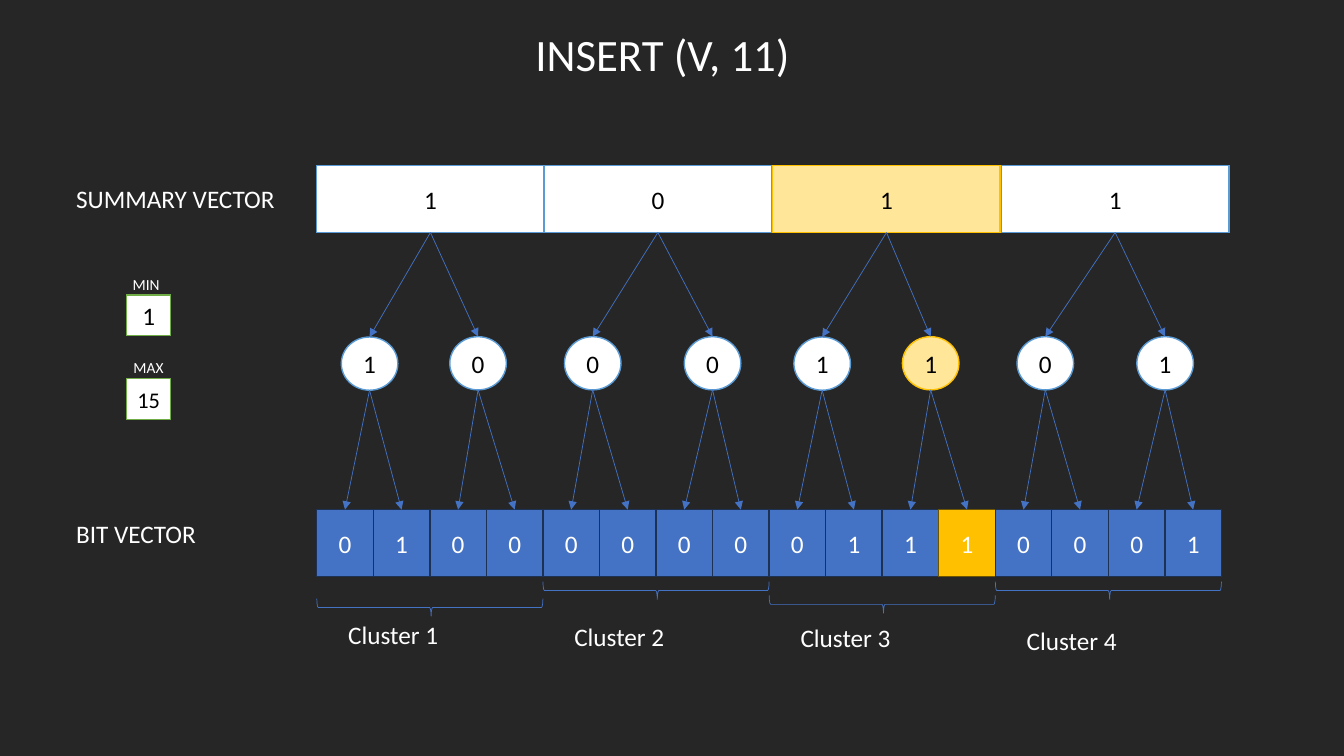
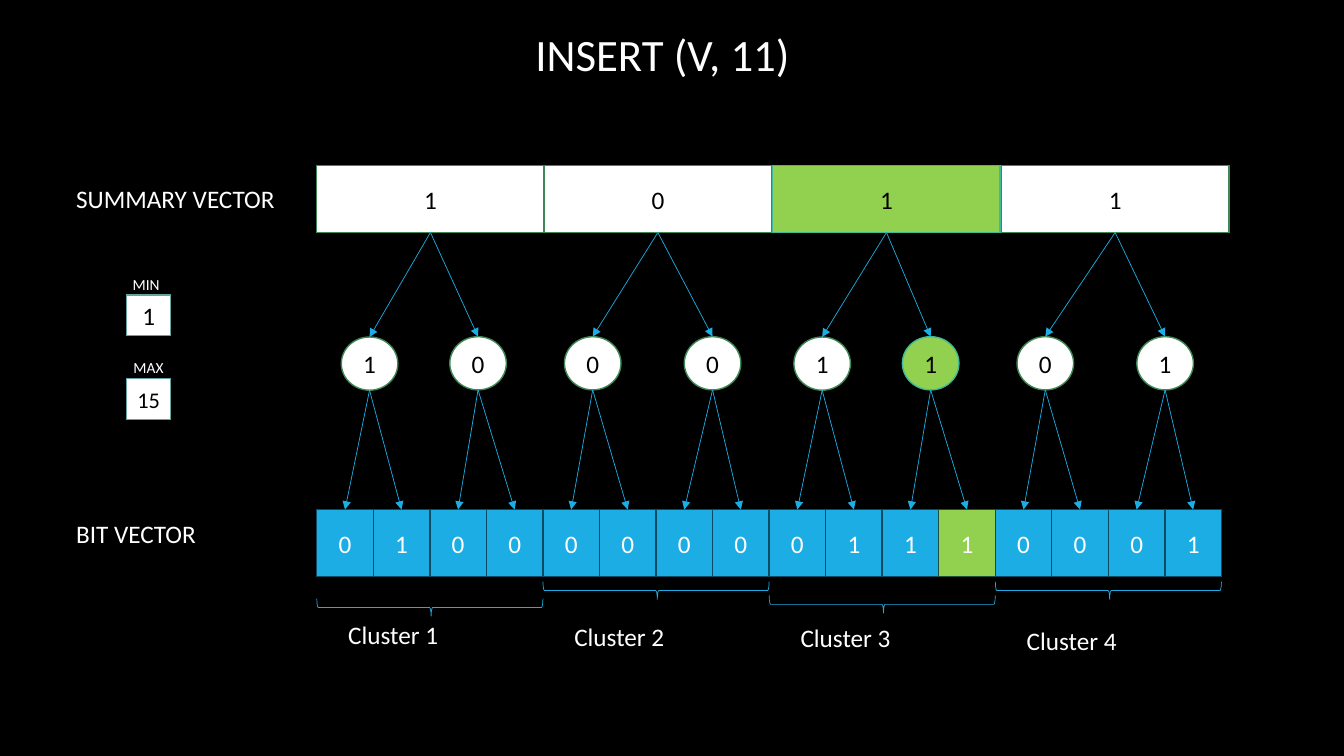
Before and after one commit to drdholu/van-Emde-Boas, a slide deck: slide 6 of vEB Allocation Framework.pptx. Drawn at 1344x756 pixels with LibreOffice and Linux fonts; fonts in the diff are those of the drawing. Boxes give left, top, right and bottom in pixels: in the first picture for what was removed or moved away, otherwise in the second. Text is boxed around its words. In the diff, an @@ line names an element or a change of style, - is before the commit and + after.

```diff
--- a/vEB Allocation Framework.pptx
+++ b/vEB Allocation Framework.pptx
@@ background #262626 to #000000 @@
@@ rectangle "1" at (x1=773, y1=165, x2=1001, y2=232): fill #FFE699 to #92D050; outline #FFC000 1 pt to #42BA97 1 pt @@
@@ arrow (431, 233) - (370, 337): stroke #4472C4 0.5 pt to #1CADE4 0.5 pt @@
@@ arrow (431, 233) - (478, 337): stroke #4472C4 0.5 pt to #1CADE4 0.5 pt @@
@@ arrow (658, 233) - (593, 337): stroke #4472C4 0.5 pt to #1CADE4 0.5 pt @@
@@ arrow (658, 233) - (713, 337): stroke #4472C4 0.5 pt to #1CADE4 0.5 pt @@
@@ arrow (886, 233) - (823, 337): stroke #4472C4 0.5 pt to #1CADE4 0.5 pt @@
@@ arrow (886, 233) - (931, 337): stroke #4472C4 0.5 pt to #1CADE4 0.5 pt @@
@@ arrow (1115, 233) - (1046, 337): stroke #4472C4 0.5 pt to #1CADE4 0.5 pt @@
@@ arrow (1115, 233) - (1166, 337): stroke #4472C4 0.5 pt to #1CADE4 0.5 pt @@
@@ rectangle "1" at (x1=127, y1=295, x2=171, y2=336): outline #70AD47 1 pt to #62A39F 1 pt @@
@@ ellipse "1" at (x1=902, y1=337, x2=959, y2=390): fill #FFE699 to #92D050; outline #FFC000 1 pt to #42BA97 1 pt @@
@@ outline #5B9BD5 1 pt to #3E8853 1 pt in 10 elements at (x1=317, y1=165, x2=544, y2=232), (x1=544, y1=165, x2=772, y2=232), (x1=1001, y1=165, x2=1229, y2=232), (x1=342, y1=337, x2=398, y2=390), (x1=450, y1=337, x2=506, y2=390), (x1=565, y1=337, x2=621, y2=390), (x1=685, y1=337, x2=741, y2=390), (x1=795, y1=337, x2=851, y2=390), (x1=1017, y1=337, x2=1074, y2=390), (x1=1137, y1=337, x2=1194, y2=390) @@
@@ rectangle "15" at (x1=127, y1=379, x2=171, y2=419): outline #70AD47 1 pt to #62A39F 1 pt @@
@@ arrow (370, 390) - (345, 510): stroke #4472C4 0.5 pt to #1CADE4 0.5 pt @@
@@ arrow (370, 390) - (401, 510): stroke #4472C4 0.5 pt to #1CADE4 0.5 pt @@
@@ arrow (478, 390) - (458, 510): stroke #4472C4 0.5 pt to #1CADE4 0.5 pt @@
@@ arrow (478, 390) - (515, 510): stroke #4472C4 0.5 pt to #1CADE4 0.5 pt @@
@@ arrow (593, 390) - (572, 510): stroke #4472C4 0.5 pt to #1CADE4 0.5 pt @@
@@ arrow (593, 390) - (628, 510): stroke #4472C4 0.5 pt to #1CADE4 0.5 pt @@
@@ arrow (713, 390) - (685, 510): stroke #4472C4 0.5 pt to #1CADE4 0.5 pt @@
@@ arrow (713, 390) - (741, 510): stroke #4472C4 0.5 pt to #1CADE4 0.5 pt @@
@@ arrow (823, 390) - (798, 510): stroke #4472C4 0.5 pt to #1CADE4 0.5 pt @@
@@ arrow (823, 390) - (854, 510): stroke #4472C4 0.5 pt to #1CADE4 0.5 pt @@
@@ arrow (931, 390) - (910, 510): stroke #4472C4 0.5 pt to #1CADE4 0.5 pt @@
@@ arrow (931, 390) - (967, 510): stroke #4472C4 0.5 pt to #1CADE4 0.5 pt @@
@@ arrow (1046, 390) - (1023, 510): stroke #4472C4 0.5 pt to #1CADE4 0.5 pt @@
@@ arrow (1046, 390) - (1081, 510): stroke #4472C4 0.5 pt to #1CADE4 0.5 pt @@
@@ arrow (1166, 390) - (1137, 510): stroke #4472C4 0.5 pt to #1CADE4 0.5 pt @@
@@ arrow (1166, 390) - (1194, 510): stroke #4472C4 0.5 pt to #1CADE4 0.5 pt @@
@@ rectangle "1" at (x1=939, y1=510, x2=995, y2=577): fill #FFC000 to #92D050; outline #705400 1 pt to #1D5242 1 pt @@
@@ fill #4472C4 to #1CADE4; outline #1E3256 1 pt to #0C4C64 1 pt in 15 elements at (x1=317, y1=510, x2=373, y2=577), (x1=373, y1=510, x2=430, y2=577), (x1=430, y1=510, x2=486, y2=577), (x1=487, y1=510, x2=543, y2=577), (x1=543, y1=510, x2=600, y2=577), (x1=600, y1=510, x2=656, y2=577), (x1=656, y1=510, x2=713, y2=577), (x1=713, y1=510, x2=769, y2=577), (x1=769, y1=510, x2=826, y2=577), (x1=826, y1=510, x2=882, y2=577), (x1=882, y1=510, x2=939, y2=577), (x1=995, y1=510, x2=1052, y2=577), (x1=1052, y1=510, x2=1108, y2=577), (x1=1109, y1=510, x2=1166, y2=577), (x1=1166, y1=510, x2=1222, y2=577) @@
@@ outline #4472C4 0.5 pt to #1CADE4 0.5 pt in 4 elements at (x1=318, y1=599, x2=543, y2=617), (x1=543, y1=582, x2=769, y2=600), (x1=769, y1=595, x2=995, y2=613), (x1=996, y1=582, x2=1222, y2=600) @@
```
Also in this commit, not shown: 8 other slides changed, 6 slides added, 5 other files.
